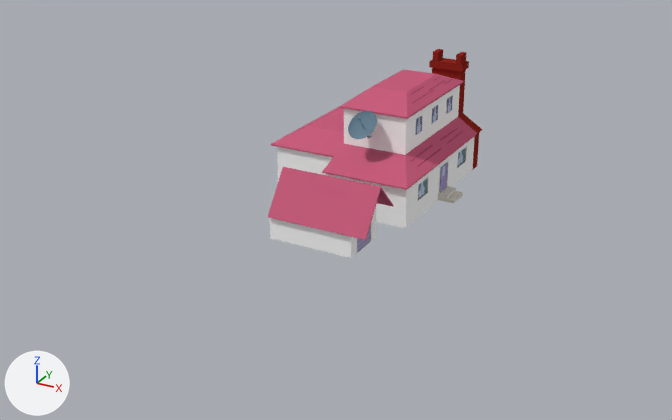
Before and after pictures for a commit that changed the Blender file ProyectoFinal/ProyectoFinal/Models/CasaTimmy/CasaTimmy.blend.
The view is the same before and after, from a 50 mm lens placed at (213.0, -417.0, 230.0), pointed at (-6.0, -20.0, 31.0). Every picture has the same lights, and +X, +Y and +Z are marked at lower left.

The scene before the commit, as lines of its bpy script (objects in view):
```python
me_cube_001 = bpy.data.meshes.new('Cube.001')
me_cube_001.from_pydata(...)  # 289 vertices, 270 faces; spans x -0.6..1.05, y -1.06..1.19, z -1.0..1.62
# faces by material slot: [39, 134, 91, 1, 5]
me_cube_001.materials.append(mat_techo)  # picture img_techo_png
me_cube_001.materials.append(mat_fachada)  # picture img_fachadablanca
me_cube_001.materials.append(mat_chimenea)  # picture img_chimenea_png
me_cube_001.materials.append(mat_puerta)  # picture img_puerta_png
me_cube_001.materials.append(mat_ventanas)  # picture img_ventana_png
me_cube_004 = bpy.data.meshes.new('Cube.004')
me_cube_004.from_pydata(...)  # 22 vertices, 15 faces; spans x -4.38..2.63, y -4.38..4.38, z -1.0..1.0
me_cube_004.materials.append(mat_techo)  # picture img_techo_png
me_mesh = bpy.data.meshes.new('Mesh')
me_mesh.from_pydata(...)  # 3388 vertices, 3490 faces; spans x -0.336..0.321, y 0.571..1.375, z -0.31..0.346
me_mesh.polygons.foreach_set('use_smooth', [True] * 3490)
me_mesh.materials.append(mat_antena)  # picture img_antena_png
ob_antena = bpy.data.objects.new('Antena', me_mesh)
ob_antena.location = (5.4, -24.9, 94.2)
ob_antena.rotation_euler = (-0.899, 0.0, 0.0)  # degrees (-52, 0, 0)
ob_antena.scale = (22.5, 25.5, 27.0)
ob_casa = bpy.data.objects.new('Casa', me_cube_001)
ob_casa.location = (6.7, 24.7, 56.4)
ob_casa.scale = (29.3, 46.8, 25.8)
ob_techoatras = bpy.data.objects.new('TechoAtras', me_cube_004)
ob_techoatras.location = (-27.7, 36.9, 57.5)
ob_techoatras.scale = (6.61, 9.11, 4.02)
# also in view: 'ParteAtrás' at (-32.0, 37.0, 42.0); 'Cochera' at (9.0, -53.0, 48.0); 'TechoCasa' at (7.0, 35.0, 86.0)
```
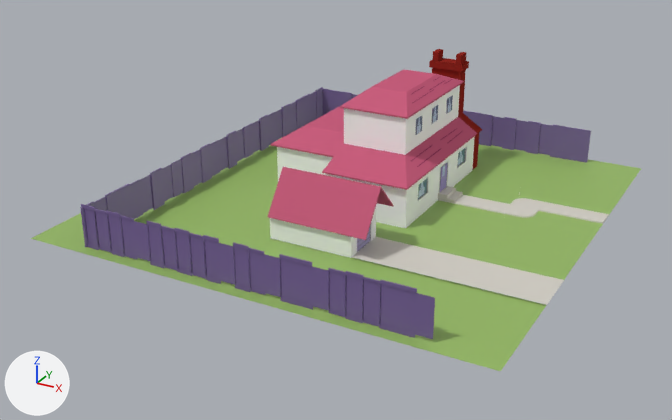
What the commit changed:
Picture 'Camino.png' (img_camino_png) is new.
Picture 'Piso.png.001' (img_piso_png_001) is new.
Picture 'Cerca.png' (img_cerca_png) is new.
Material 'Material.007' (mat_material_007) is new.
Its texture is img_camino_png.
Material 'Material.008' (mat_material_008) is new.
Its texture is img_camino_png.
Material 'Material.006' (mat_material_006) is new.
Its texture is img_piso_png_001.
Material 'Material.005' (mat_material_005) is new.
Its texture is img_cerca_png.
Mesh me_plano_006 is new.
It has 4 vertices, 1 face and spans x -1.0..1.0, y -1.0..1.0, z 0.0.
It uses material mat_material_007 (picture img_camino_png).
Mesh me_plano_005 is new.
It has 68 vertices, 37 faces and spans x -1.0..1.0, y -1.0..1.0, z -0.01..0.0.
Faces by material slot: [2, 35].
It uses material mat_material_006 (picture img_piso_png_001).
It uses material mat_material_008 (picture img_camino_png).
Mesh me_plano_004 is new.
It has 586 vertices, 506 faces and spans x -1.0..1.0, y -1.1..1.3, z 0.0..41.1.
It uses material mat_material_005 (picture img_cerca_png).
Object 'Antena' (ob_antena) is now hidden.
Object 'Plano.005' (ob_plano_005) is new; it shows me_plano_006.
Its location is (75.5, -52.1, 31.2).
Its scale is (-47.7, -13.0, -28.2).
Object 'Plano.001' (ob_plano_001) is new; it shows me_plano_005.
Its location is (0.0, 0.0, 30.6).
Its scale is (-123.0, -123.0, -123.0).
Object 'Plano.004' (ob_plano_004) is new; it shows me_plano_004.
Its location is (0.0, 117.2, 40.7).
Its rotation in degrees is (90, 0, 0).
Its scale is (91.9, 9.53, 5.7).

Where the change shows, as pixel boxes (x1, y1, x2, y2) in the pictures (672 x 420 px):
'Plano.001', added (green): after (31, 138, 641, 371)
    faces in mat_material_006 (picture img_piso_png_001): (31, 138, 641, 371)
    faces in mat_material_008 (picture img_camino_png): (453, 195, 609, 224)
'Plano.004', added (purple): after (80, 87, 591, 339)
'Plano.005', added: after (352, 237, 564, 305)
'Antena', hidden (blue): before (348, 111, 377, 139)
